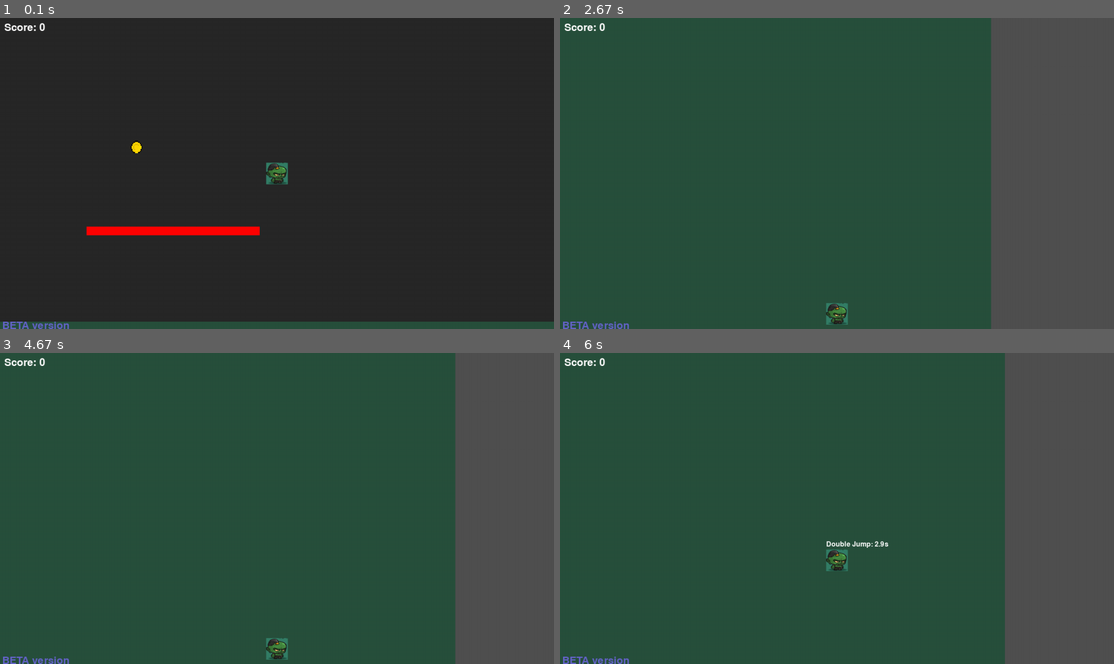
Above: before the commit, frames 1-4 (two rows, left to right).
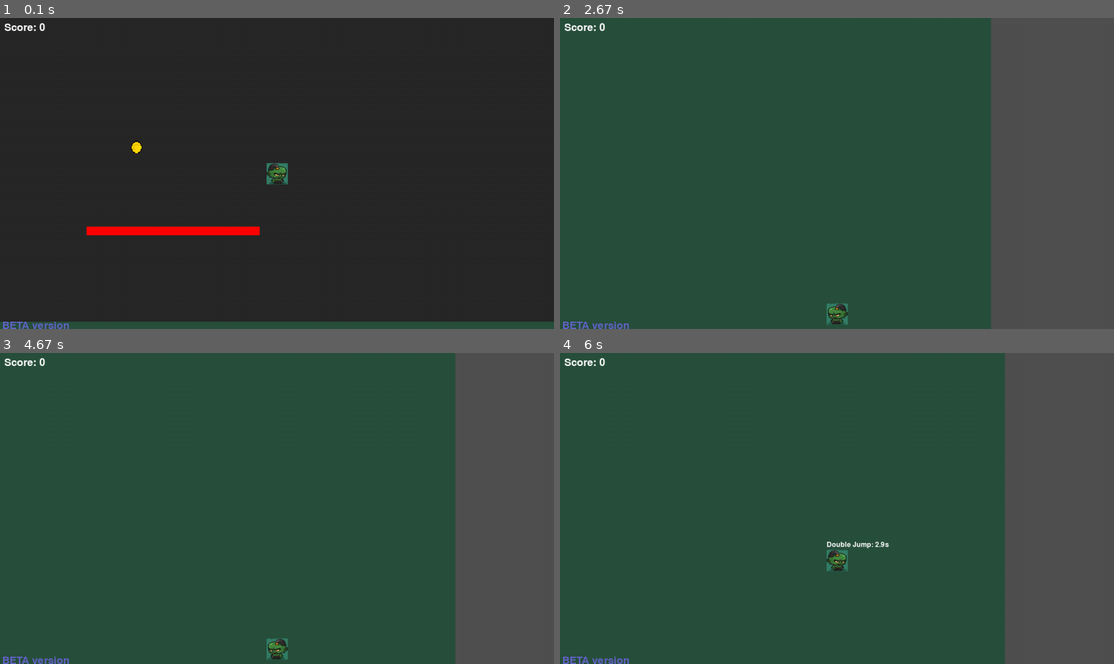
Above: after the commit, the same moments.

Repository: GabrielNunes12/PyGame
Game: pygame game, started from main.py
The game is run twice, just before and just after one commit, with the same random seed, the same clock (stepped at 60 frames per second) and the same inputs.
Inputs:
- Up to frame 1 (0.1 s): no input
- Up to frame 2 (2.67 s): hold F11 0.33-0.8 s; hold Right 0.33-0.8 s; tap A at 0.83 s; hold Right 1.17-1.63 s; hold Up 1.67-1.97 s; hold Right 2-2.47 s; hold Left from 2.5 s (still down)
- Up to frame 3 (4.67 s): release Left at 3.03 s; hold Left 3.07-3.47 s; hold Up 3.5-3.87 s; hold Right 3.9-4.53 s; hold Left from 4.57 s (still down)
- Up to frame 4 (6 s): release Left at 5.03 s; hold Right 5.07-5.53 s; hold Up 5.57-5.87 s; tap Space at 5.9 s

The runs differ from the first frame. In frame 1, less than 0.1% of the frame differs, in the area x 48-52%, y 46-54%; in frame 2, 0.1%; in frame 3, 0.1%; in frame 4, 0.2%, in the area x 48-60%, y 60-70%.

Commit message:
feat: add environmental song and fullscreen toggle

Diff:
--- a/Entities/Player.py
+++ b/Entities/Player.py
@@ -14,20 +14,23 @@
         self.jump_count = 0
         self.max_jumps = 2
         self.is_jumping = False
+        self.facing_right = True
 
         # Novo: variáveis para controle do cooldown
         self.double_jump_available = True
         self.last_double_jump_time = 0
         self.double_jump_cooldown = 3  # 3 segundos de cooldown
 
-        # Load player sprite
+        # Modificar o carregamento do sprite para guardar a imagem original
         sprite_path = os.path.join('assets', 'images', 'player.png')
         try:
-            self.image = pygame.image.load(sprite_path).convert_alpha()
-            self.image = pygame.transform.scale(self.image, (width, height))
+            self.original_image = pygame.image.load(sprite_path).convert_alpha()
+            self.original_image = pygame.transform.scale(self.original_image, (width, height))
+            self.image = self.original_image
         except pygame.error or FileNotFoundError:
             print(f"Unable to load sprite image at {sprite_path}. Using rectangle instead.")
             self.image = None
+            self.original_image = None
 
     def handle_input(self, keys_pressed):
         self.velocity.x = 0
@@ -40,9 +43,15 @@
 
         if keys_pressed[pygame.K_LEFT] or keys_pressed[pygame.K_a]:
             self.velocity.x -= self.speed
+            if self.facing_right and self.image:  # Flip apenas se estiver virado para direita
+                self.facing_right = False
+                self.image = pygame.transform.flip(self.original_image, True, False)
+
         if keys_pressed[pygame.K_RIGHT] or keys_pressed[pygame.K_d]:
             self.velocity.x += self.speed
-
+            if not self.facing_right and self.image:  # Flip apenas se estiver virado para esquerda
+                self.facing_right = True
+                self.image = pygame.transform.flip(self.image, True, False)
         # Lógica de pulo modificada
         if (keys_pressed[pygame.K_SPACE] or keys_pressed[pygame.K_w] or keys_pressed[pygame.K_UP]) and not self.is_jumping:
             # Só permite pular se o double jump estiver disponível
--- a/GameEngine/gameEngine.py
+++ b/GameEngine/gameEngine.py
@@ -9,12 +9,20 @@
 from Entities.Player import Player
 from World.world import World
 from camera import Camera
+from game.sound_manager import SoundManager
 
 class GameEngine:
     def __init__(self):
-        self.screen_width = 1280
-        self.screen_height = 720
-        self.screen = pygame.display.set_mode((self.screen_width, self.screen_height))
+
+        # Obtém informações do display
+        info = pygame.display.Info()
+        self.screen_width = info.current_w
+        self.screen_height = info.current_h
+
+        # Configura o display em tela cheia
+        self.screen = pygame.display.set_mode((self.screen_width, self.screen_height),
+                                            pygame.FULLSCREEN | pygame.HWSURFACE | pygame.DOUBLEBUF)
+
         pygame.display.set_caption("Collect all items")
         self.clock = pygame.time.Clock()
         self.running = True
@@ -24,24 +32,27 @@
         self.ui = UI(self.screen)
 
         # Initialize world
-        section_size = (1280, 720)  # Each section is the size of the screen
-        world_width = 3  # 3 sections horizontally
-        world_height = 3  # 3 sections vertically
-        assets_path = 'assets'  # Path to assets
+        section_size = (self.screen_width, self.screen_height)
+        world_width = 3
+        world_height = 3
+        assets_path = 'assets'
         self.world = World(world_width, world_height, section_size, assets_path)
+        sound_manager = SoundManager()
+        sound_manager.play_background_music("assets/music/background_theme.mp3", volume=0.3)
 
         # Calculate total world size in pixels
-        self.world_pixel_width = world_width * section_size[0]  # 2400
-        self.world_pixel_height = world_height * section_size[1]  # 1800
+        self.world_pixel_width = world_width * section_size[0]
+        self.world_pixel_height = world_height * section_size[1]
 
         # Initialize camera
-        self.camera = Camera(self.screen_width, self.screen_height, self.world_pixel_width, self.world_pixel_height)
+        self.camera = Camera(self.screen_width, self.screen_height,
+                           self.world_pixel_width, self.world_pixel_height)
 
         # Initialize player
-        player_width = 50
-        player_height = 50
-        player_x = self.world_pixel_width // 2 - player_width // 2  # 1175
-        player_y = self.world_pixel_height // 2 - player_height // 2  # 875
+        player_width = int(self.screen_width * 0.039)  # ~4% da largura da tela
+        player_height = int(self.screen_height * 0.069)  # ~7% da altura da tela
+        player_x = self.world_pixel_width // 2 - player_width // 2
+        player_y = self.world_pixel_height // 2 - player_height // 2
         self.player = Player(player_x, player_y, player_width, player_height)
 
         # Initialize score
@@ -66,6 +77,20 @@
         for event in pygame.event.get():
             if event.type == pygame.QUIT:
                 self.running = False
+            elif event.type == pygame.KEYDOWN:
+                if event.key == pygame.K_ESCAPE:  # Adiciona opção de sair com ESC
+                    self.running = False
+                elif event.key == pygame.K_F11:   # Adiciona toggle fullscreen com F11
+                    self.toggle_fullscreen()
+
+    def toggle_fullscreen(self):
+        """Alterna entre tela cheia e modo janela"""
+        is_fullscreen = bool(pygame.display.get_surface().get_flags() & pygame.FULLSCREEN)
+        if is_fullscreen:
+            self.screen = pygame.display.set_mode((self.screen_width, self.screen_height))
+        else:
+            self.screen = pygame.display.set_mode((self.screen_width, self.screen_height),
+                                                pygame.FULLSCREEN | pygame.HWSURFACE | pygame.DOUBLEBUF)
 
     def update(self):
         keys_pressed = pygame.key.get_pressed()
--- /dev/null
+++ b/game/sound_manager.py
@@ -0,0 +1,24 @@
+import pygame
+
+class SoundManager:
+    def __init__(self):
+        pygame.mixer.init()
+        self.background_music = None
+
+    def play_background_music(self, music_file, volume=0.5, loop=-1):
+        """
+        Toca música ambiente
+        :param music_file: Caminho para o arquivo de música
+        :param volume: Volume entre 0.0 e 1.0
+        :param loop: -1 para loop infinito, ou número de repetições
+        """
+        try:
+            pygame.mixer.music.load(music_file)
+            pygame.mixer.music.set_volume(volume)
+            pygame.mixer.music.play(loop)
+        except pygame.error as e:
+            print(f"Erro ao carregar música: {e}")
+
+    def stop_background_music(self):
+        """Para a música ambiente"""
+        pygame.mixer.music.stop()
Not shown, added: assets/music/background_theme.mp3
